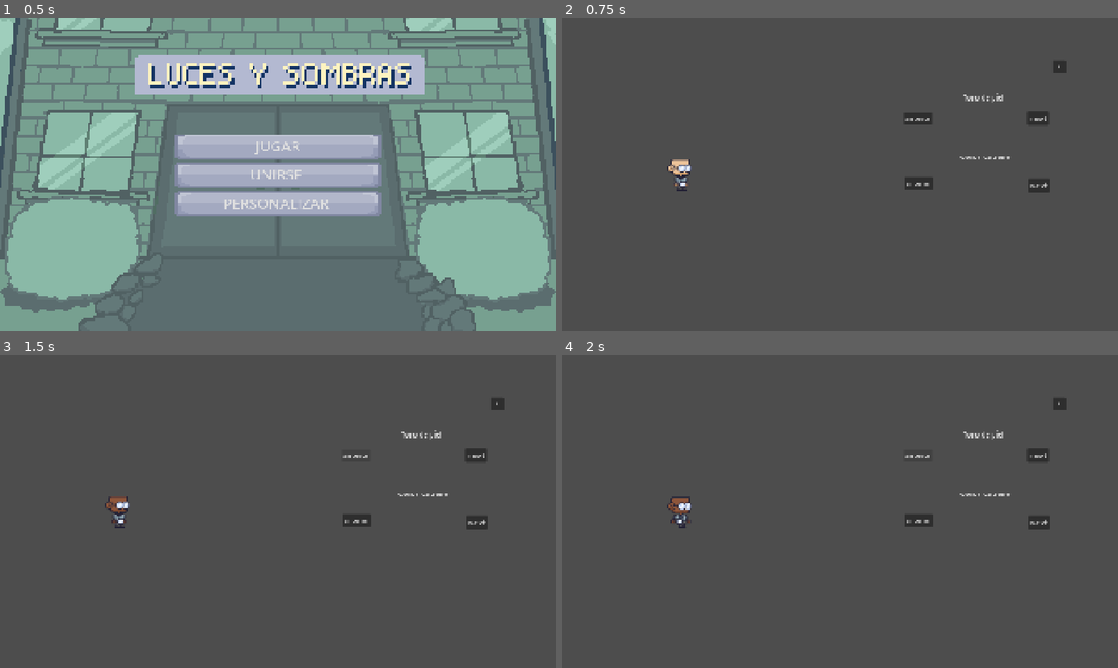
Above: before the commit, frames 1-4 (two rows, left to right).
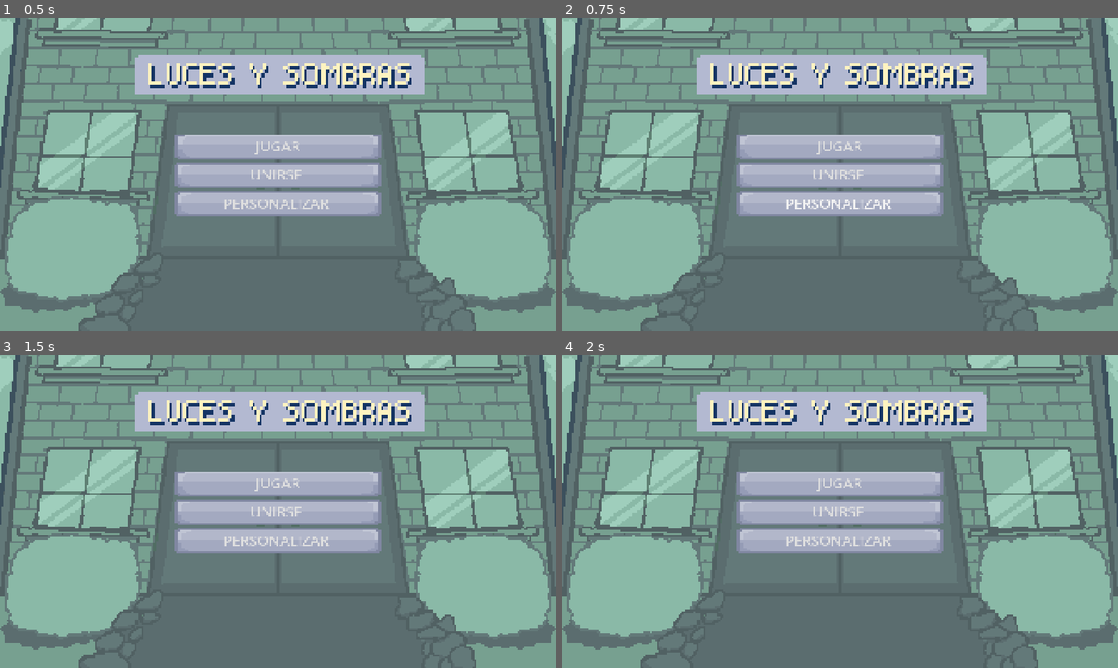
Above: after the commit, the same moments.

Repository: Artworitwo/Luces-y-sombras
Game: Godot game, scene res://scenes/Create.tscn
Same seed, same stepped clock (60 frames per second), same inputs: the game is played once before the commit and once after it. This scene is started directly instead of the project's main scene.
Inputs (mouse positions are in pixels of both pictures, inside the frame that each line leads up to):
- Up to frame 1 (0.5 s): no input
- Up to frame 2 (0.75 s): click "PERSONALIZAR" at 0.5 s
- Up to frame 3 (1.5 s): click (355, 455) at 1.25 s, where only the run before the commit has a clickable "anterior"
- Up to frame 4 (2 s): no input

Frame 1 is identical in both runs. In frame 2, 92% of the frame differs, in the area x 0-100%, y 0-100%; in frame 3, 92%; in frame 4, 92%.

Commit message:
Arreglado multi

Diff:
--- a/scenes/entities/enemies/BossEnemy.tscn
+++ b/scenes/entities/enemies/BossEnemy.tscn
@@ -44,6 +44,9 @@
 properties/11/path = NodePath("Special3:disabled")
 properties/11/spawn = true
 properties/11/replication_mode = 1
+properties/12/path = NodePath("Special/AnimatedSpecial:visible")
+properties/12/spawn = true
+properties/12/replication_mode = 1
 
 [sub_resource type="CapsuleShape2D" id="CapsuleShape2D_7fajd"]
 radius = 37.85
--- a/scenes/entities/player/Player.tscn
+++ b/scenes/entities/player/Player.tscn
@@ -1,8 +1,7 @@
 [gd_scene format=3 uid="uid://gd8be4axf4cd"]
 
 [ext_resource type="Script" uid="uid://l8gdybhpsny6" path="res://scripts/entities/player/Player.gd" id="1_gfd2q"]
-[ext_resource type="Texture2D" uid="uid://cdgbsm26k8jhg" path="res://visual assets/player/walklightskin.png" id="2_n1xdv"]
-[ext_resource type="Texture2D" uid="uid://dxplru8x6oyg" path="res://visual assets/player/walkdarkskin.png" id="3_30dhn"]
+[ext_resource type="Texture2D" uid="uid://bib0afr4nbwl6" path="res://visual assets/playerWalkspritesheet.png" id="2_afppm"]
 
 [sub_resource type="CapsuleShape2D" id="CapsuleShape2D_afppm"]
 radius = 30.0
@@ -15,21 +14,21 @@
 [sub_resource type="RectangleShape2D" id="RectangleShape2D_u7yqy"]
 size = Vector2(50, 80)
 
-[sub_resource type="AtlasTexture" id="AtlasTexture_rqwkw"]
-atlas = ExtResource("2_n1xdv")
+[sub_resource type="AtlasTexture" id="AtlasTexture_n1xdv"]
+atlas = ExtResource("2_afppm")
 region = Rect2(0, 0, 32, 32)
 
-[sub_resource type="AtlasTexture" id="AtlasTexture_hgjck"]
-atlas = ExtResource("2_n1xdv")
+[sub_resource type="AtlasTexture" id="AtlasTexture_30dhn"]
+atlas = ExtResource("2_afppm")
 region = Rect2(32, 0, 32, 32)
 
-[sub_resource type="AtlasTexture" id="AtlasTexture_ppr6r"]
-atlas = ExtResource("2_n1xdv")
+[sub_resource type="AtlasTexture" id="AtlasTexture_rqwkw"]
+atlas = ExtResource("2_afppm")
+region = Rect2(64, 0, 32, 32)
+
+[sub_resource type="AtlasTexture" id="AtlasTexture_hgjck"]
+atlas = ExtResource("2_afppm")
 region = Rect2(96, 0, 32, 32)
-
-[sub_resource type="AtlasTexture" id="AtlasTexture_rx1o7"]
-atlas = ExtResource("2_n1xdv")
-region = Rect2(64, 0, 32, 32)
 
 [sub_resource type="SpriteFrames" id="SpriteFrames_3ekfw"]
 resource_local_to_scene = true
@@ -46,62 +45,16 @@
 }, {
 "frames": [{
 "duration": 1.0,
+"texture": SubResource("AtlasTexture_n1xdv")
+}, {
+"duration": 1.0,
+"texture": SubResource("AtlasTexture_30dhn")
+}, {
+"duration": 1.0,
 "texture": SubResource("AtlasTexture_rqwkw")
 }, {
 "duration": 1.0,
 "texture": SubResource("AtlasTexture_hgjck")
-}, {
-"duration": 1.0,
-"texture": SubResource("AtlasTexture_ppr6r")
-}, {
-"duration": 1.0,
-"texture": SubResource("AtlasTexture_rx1o7")
-}],
-"loop": true,
-"name": &"walk",
-"speed": 5.0
-}]
-
-[sub_resource type="AtlasTexture" id="AtlasTexture_rqk8h"]
-atlas = ExtResource("3_30dhn")
-region = Rect2(32, 0, 32, 32)
-
-[sub_resource type="AtlasTexture" id="AtlasTexture_20ow7"]
-atlas = ExtResource("3_30dhn")
-region = Rect2(0, 0, 32, 32)
-
-[sub_resource type="AtlasTexture" id="AtlasTexture_ujgbh"]
-atlas = ExtResource("3_30dhn")
-region = Rect2(64, 0, 32, 32)
-
-[sub_resource type="AtlasTexture" id="AtlasTexture_6htgn"]
-atlas = ExtResource("3_30dhn")
-region = Rect2(96, 0, 32, 32)
-
-[sub_resource type="SpriteFrames" id="SpriteFrames_ovfj8"]
-animations = [{
-"frames": [],
-"loop": true,
-"name": &"death",
-"speed": 5.0
-}, {
-"frames": [],
-"loop": true,
-"name": &"spawn",
-"speed": 5.0
-}, {
-"frames": [{
-"duration": 1.0,
-"texture": SubResource("AtlasTexture_rqk8h")
-}, {
-"duration": 1.0,
-"texture": SubResource("AtlasTexture_20ow7")
-}, {
-"duration": 1.0,
-"texture": SubResource("AtlasTexture_ujgbh")
-}, {
-"duration": 1.0,
-"texture": SubResource("AtlasTexture_6htgn")
 }],
 "loop": true,
 "name": &"walk",
@@ -127,21 +80,6 @@
 properties/5/path = NodePath("HitBoxAttack:scale")
 properties/5/spawn = true
 properties/5/replication_mode = 1
-properties/6/path = NodePath(".:cuerpo_actual")
-properties/6/spawn = true
-properties/6/replication_mode = 1
-properties/7/path = NodePath("lightskinedbody:position")
-properties/7/spawn = true
-properties/7/replication_mode = 1
-properties/8/path = NodePath("darkskinedbody:position")
-properties/8/spawn = true
-properties/8/replication_mode = 1
-properties/9/path = NodePath("lightskinedbody:animation")
-properties/9/spawn = true
-properties/9/replication_mode = 1
-properties/10/path = NodePath("darkskinedbody:animation")
-properties/10/spawn = true
-properties/10/replication_mode = 1
 
 [node name="Player" type="CharacterBody2D" unique_id=634313891]
 collision_mask = 4
@@ -170,20 +108,12 @@
 position = Vector2(50, 0)
 shape = SubResource("RectangleShape2D_u7yqy")
 
-[node name="lightskinedbody" type="AnimatedSprite2D" parent="." unique_id=65774124]
+[node name="AnimatedSprite2D" type="AnimatedSprite2D" parent="." unique_id=65774124]
 position = Vector2(0, 1.1920929e-07)
 scale = Vector2(3.5, 3.5)
 sprite_frames = SubResource("SpriteFrames_3ekfw")
 animation = &"walk"
-frame_progress = 0.611154
 speed_scale = 2.3
-
-[node name="darkskinedbody" type="AnimatedSprite2D" parent="." unique_id=1605467662]
-scale = Vector2(3.5, 3.5)
-sprite_frames = SubResource("SpriteFrames_ovfj8")
-animation = &"walk"
-frame = 1
-frame_progress = 0.94782555
 
 [node name="MultiplayerSynchronizer" type="MultiplayerSynchronizer" parent="." unique_id=1391398642]
 replication_config = SubResource("SceneReplicationConfig_afppm")
--- a/scenes/player_customization.gd
+++ b/scenes/player_customization.gd
@@ -1,72 +1,72 @@
-extends Node2D
-
-var player = null
-var skin_actual = 0
-var total_skins = 2
-
-func _ready() -> void:
-	await get_tree().process_frame
-	await get_tree().process_frame
-
-	var svc = get_node_or_null("SubViewportContainer")
-	print("SubViewportContainer: ", svc)
-	if svc:
-		print("  posicion: ", svc.position)
-		print("  size: ", svc.size)
-		print("  visible: ", svc.visible)
-
-	# Diagnóstico del SubViewport
-	var sv = get_node_or_null("SubViewportContainer/SubViewport")
-	print("SubViewport: ", sv)
-	if sv:
-		print("  size: ", sv.size)
-	if svc:
-		svc.size = Vector2(600, 600)
-		svc.position = Vector2(-700, -300)
-	if sv:
-		sv.size = Vector2(600, 600)
-
-	player = get_node_or_null("SubViewportContainer/SubViewport/Player")
-
-	print("Player: ", player)
-
-	if player != null:
-		print("Hijos del player en SubViewport:")
-		for c in player.get_children():
-			print("  '", c.name, "' | ", c.get_class())
-	else:
-		# Imprime todo el árbol para ver qué hay
-		print("=== ÁRBOL COMPLETO ===")
-		_imprimir_arbol(self, 0)
-
-	player = get_node_or_null("SubViewportContainer/SubViewport/Player")
-
-	if player == null:
-		push_error("No se encontró el Player en el SubViewport")
-		return
-
-	player.position = Vector2(150, 300)
-	# Inicia con la skin guardada
-	skin_actual = PLAYER.cuerpo_actual
-	player.cambiar_cuerpo(skin_actual)
-
-func _on_siguienteskin_pressed() -> void:
-	skin_actual = (skin_actual + 1) % total_skins
-	player.cambiar_cuerpo(skin_actual)
-	PLAYER.cuerpo_actual = skin_actual  # guarda la elección
-
-
-func _on_anteriorskin_pressed() -> void:
-	skin_actual = (skin_actual - 1 + total_skins) % total_skins
-	player.cambiar_cuerpo(skin_actual)
-	PLAYER.cuerpo_actual = skin_actual  # guarda la elección
-
-
-func _imprimir_arbol(nodo: Node, nivel: int) -> void:
-	print("  ".repeat(nivel) + nodo.name + " (" + nodo.get_class() + ")")
-	for hijo in nodo.get_children():
-		_imprimir_arbol(hijo, nivel + 1)
-
-
-func _on_salir_pressed() -> void:
-	get_tree().change_scene_to_file("res://scenes/Create.tscn")
+#extends Node2D
+#
+#var player = null
+#var skin_actual = 0
+#var total_skins = 2
+#
+#func _ready() -> void:
+	#await get_tree().process_frame
+	#await get_tree().process_frame
+	#
+	#var svc = get_node_or_null("SubViewportContainer")
+	#print("SubViewportContainer: ", svc)
+	#if svc:
+		#print("  posicion: ", svc.position)
+		#print("  size: ", svc.size)
+		#print("  visible: ", svc.visible)
+#
+	## Diagnóstico del SubViewport
+	#var sv = get_node_or_null("SubViewportContainer/SubViewport")
+	#print("SubViewport: ", sv)
+	#if sv:
+		#print("  size: ", sv.size)
+	#if svc:
+		#svc.size = Vector2(600, 600)
+		#svc.position = Vector2(-700, -300)
+	#if sv:
+		#sv.size = Vector2(600, 600)
+	#
+	#player = get_node_or_null("SubViewportContainer/SubViewport/Player")
+	#
+	#print("Player: ", player)
+	#
+	#if player != null:
+		#print("Hijos del player en SubViewport:")
+		#for c in player.get_children():
+			#print("  '", c.name, "' | ", c.get_class())
+	#else:
+		## Imprime todo el árbol para ver qué hay
+		#print("=== ÁRBOL COMPLETO ===")
+		#_imprimir_arbol(self, 0)
+#
+	#player = get_node_or_null("SubViewportContainer/SubViewport/Player")
+#
+	#if player == null:
+		#push_error("No se encontró el Player en el SubViewport")
+		#return
+		#
+	#player.position = Vector2(150, 300)
+	## Inicia con la skin guardada
+	#skin_actual = PLAYER.cuerpo_actual
+	#player.cambiar_cuerpo(skin_actual)
+#
+#func _on_siguienteskin_pressed() -> void:
+	#skin_actual = (skin_actual + 1) % total_skins
+	#player.cambiar_cuerpo(skin_actual)
+	#PLAYER.cuerpo_actual = skin_actual  # guarda la elección
+	#
+#
+#func _on_anteriorskin_pressed() -> void:
+	#skin_actual = (skin_actual - 1 + total_skins) % total_skins
+	#player.cambiar_cuerpo(skin_actual)
+	#PLAYER.cuerpo_actual = skin_actual  # guarda la elección
+	#
+#
+#func _imprimir_arbol(nodo: Node, nivel: int) -> void:
+	#print("  ".repeat(nivel) + nodo.name + " (" + nodo.get_class() + ")")
+	#for hijo in nodo.get_children():
+		#_imprimir_arbol(hijo, nivel + 1)
+#
+#
+#func _on_salir_pressed() -> void:
+	#get_tree().change_scene_to_file("res://scenes/Create.tscn")
--- a/scripts/createMenu.gd
+++ b/scripts/createMenu.gd
@@ -12,4 +12,5 @@
 
 
 func _on_opciones_pressed() -> void:
-	get_tree().change_scene_to_file("res://scenes/Player_customization.tscn")
+	pass
+	#get_tree().change_scene_to_file("res://scenes/Player_customization.tscn")
--- a/scripts/entities/player/Player.gd
+++ b/scripts/entities/player/Player.gd
@@ -4,13 +4,8 @@
 var current_state = STATE.IDLE
 var local_player
 
-@onready var light_body: AnimatedSprite2D = $lightskinedbody
-@onready var dark_body: AnimatedSprite2D = $darkskinedbody
-var animated_sprite: AnimatedSprite2D
-var cuerpos = []
-var cuerpo_actual = 0
+@onready var animated_sprite = $AnimatedSprite2D
 @onready var hitbox_attack = $HitBoxAttack
-@export var is_preview: bool = false
 
 var is_dead = false
 var health = 5
@@ -26,25 +21,10 @@
 	position = Vector2(500, 500)
 	local_player = self
 func _ready() -> void:
-	await get_tree().process_frame
-	print("light_body: ", light_body)
-	print("dark_body: ", dark_body)
-	cuerpos = [light_body, dark_body]
-
-	# Aplica la skin guardada en el Autoload (solo si no es preview)
-	if not is_preview:
-		cuerpo_actual = PLAYER.cuerpo_actual
-
-	_aplicar_cuerpo(cuerpo_actual)
-	if is_preview:
-		set_physics_process(false)
-		set_process(false)
-		return
-
 	# Agregamos una pequeña espera de seguridad para el multijugador
 	if is_multiplayer_authority():
 		local_player = self
-	if light_body == null or dark_body == null:
+	if animated_sprite == null:
 		print("ERROR: No encontré el AnimatedSprite2D. Revisa el nombre en el árbol de nodos.")
 		return
 	current_state = STATE.WALK
@@ -112,7 +92,6 @@
 			animated_sprite.play("idle")
 
 func procesar_movimiento():
-	if animated_sprite == null: return
 	# Cambio de dirección por pared
 	if is_on_wall():
 		direction *= -1
@@ -129,7 +108,7 @@
 	# Aplicar velocidad y voltear sprite
 	velocity.x = direction * SPEED
 	animated_sprite.flip_h = (direction == -1)
-	hitbox_attack.position.x = -80 if direction == -1 else 0
+	hitbox_attack.scale.x = direction
 
 func morir_jugador():
 	is_dead = true
@@ -218,27 +197,7 @@
 			var peer_id = child.get_multiplayer_authority()
 			var player = get_parent().get_node(str(peer_id))
 			player.damage += 1
-	#PLAYER.damage = damage
-
-func _aplicar_cuerpo(index: int) -> void:
-	if cuerpos.is_empty() or index >= cuerpos.size():
-		push_error("cuerpos[] no está inicializado o índice fuera de rango")
-		return
-	for c in cuerpos:
-		if c != null:
-			c.visible = false
-	if cuerpos[index] != null:
-		cuerpos[index].visible = true
-		animated_sprite = cuerpos[index]
-
-func cambiar_cuerpo(index: int) -> void:
-	var anim_actual: String = "idle"
-	if animated_sprite != null:
-		anim_actual = animated_sprite.animation
-	cuerpo_actual = index
-	_aplicar_cuerpo(cuerpo_actual)
-	if animated_sprite != null:
-		animated_sprite.play(anim_actual)
+	PLAYER.damage = damage
 
 	#for player in get_parent().get_children():
 		#if player is CharacterBody2D:
--- a/scripts/playerSpawn.gd
+++ b/scripts/playerSpawn.gd
@@ -14,5 +14,5 @@
 	var player: Node = network_player.instantiate()
 	player.name = str(id)
 	player.set_multiplayer_authority(id)
-	player.cuerpo_actual = PLAYER.cuerpo_actual
+	#player.cuerpo_actual = PLAYER.cuerpo_actual
 	get_node(spawn_path).call_deferred("add_child", player)
Binary file added: visual assets/playerWalkspritesheet.png
Not shown, added: visual assets/playerWalkspritesheet.png.import
